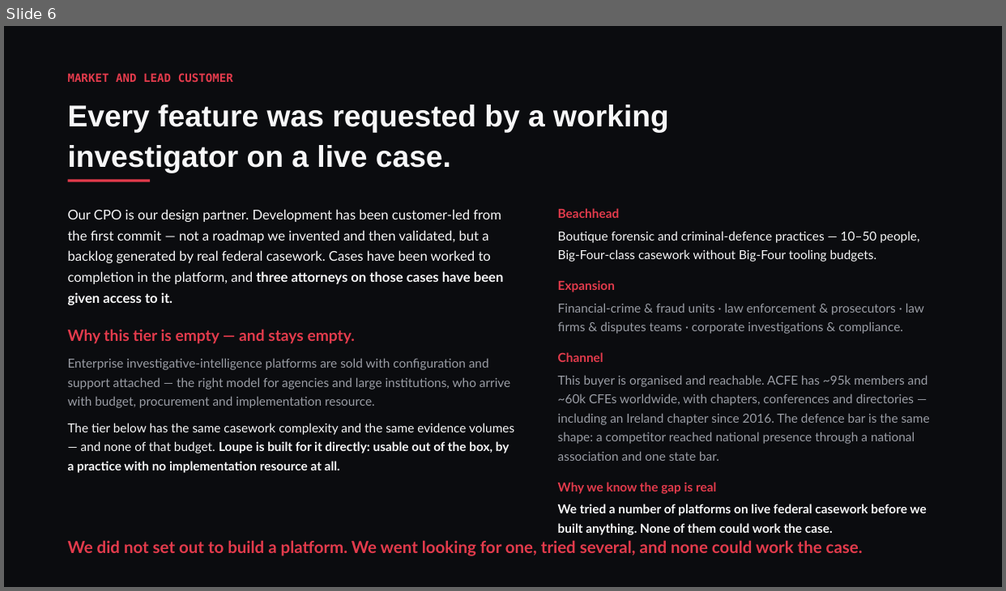
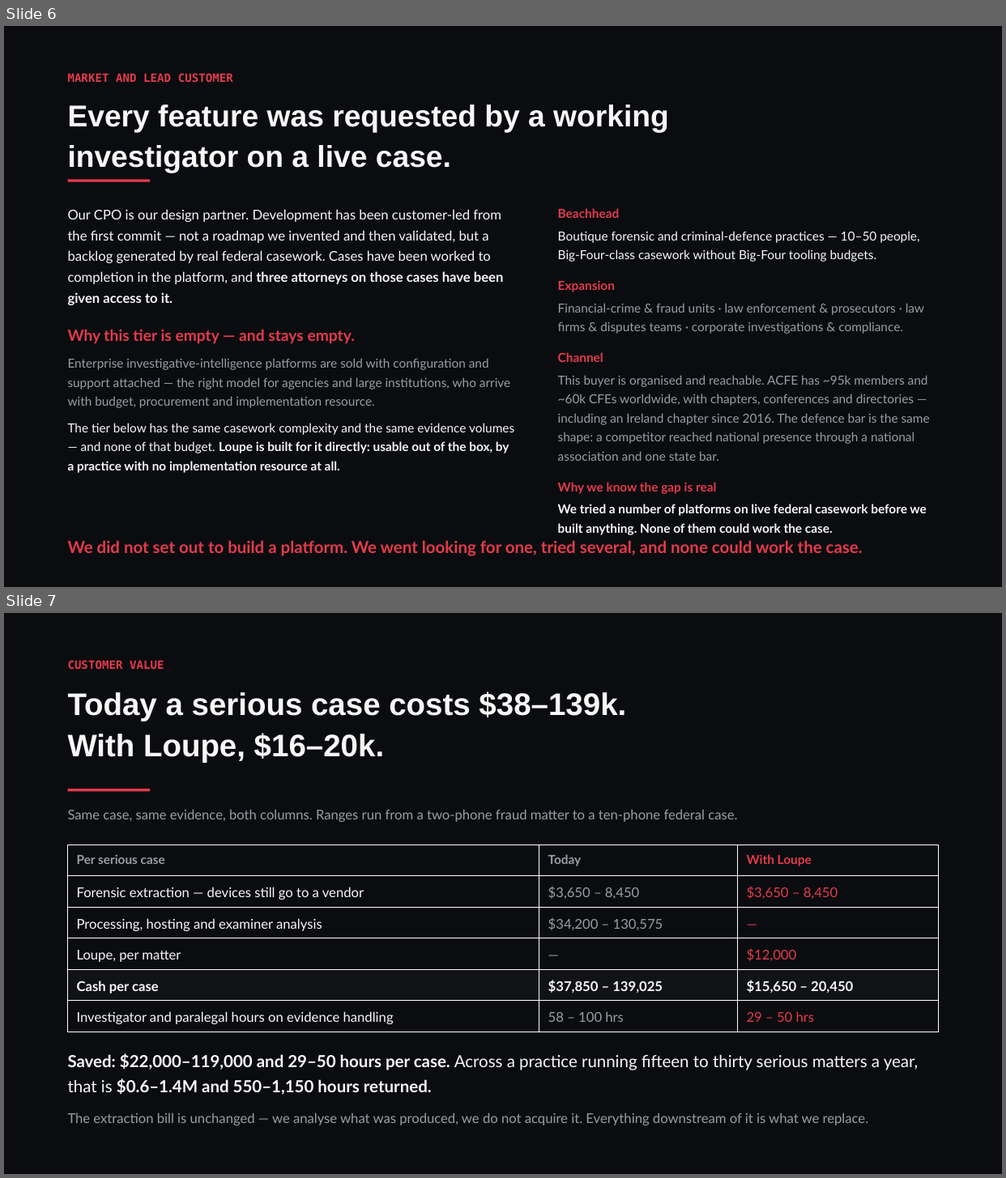
Before and after one commit to conorbowles51/owl-n4j, a slide deck: Loupe-NDRC-deck.pptx. Shown one above the other, each under a label of ours: slide 6 before the commit, slides 6 and 7 after it. The pictures are 1006x591 and 1006x1178 pixels, drawn with LibreOffice and Linux fonts; fonts in the diff are those of the drawing. Boxes give left, top, right and bottom in pixels: in the first picture for what was removed or moved away, otherwise in the second. Text is boxed around its words. In the diff, an @@ line names an element or a change of style, - is before the commit and + after.

```diff
--- a/Loupe-NDRC-deck.pptx
+++ b/Loupe-NDRC-deck.pptx
@@ slide 7 added at (4,613,1002,1174), background #0B0C0F @@
@@ text added at (68,660,164,669), 11 pt, text #E33B4C, bold @@
+CUSTOMER VALUE
@@ text added at (68,692,626,762), 30 pt, text #F7F7F8, bold @@
+Today a serious case costs $38–139k.
+With Loupe, $16–20k.
@@ rectangle added at (68,789,150,791), fill #E33B4C @@
@@ text added at (68,809,737,822), 13 pt, text #9A9DA5 @@
+Same case, same evidence, both columns. Ranges run from a two-phone fraud matter to a ten-phone federal case.
@@ table added at (68,845,938,1033), 6 rows, 3 columns @@
+Per serious case | Today | With Loupe
+Forensic extraction — devices still go to a vendor | $3,650 – 8,450 | $3,650 – 8,450
+Processing, hosting and examiner analysis | $34,200 – 130,575 | —
+Loupe, per matter | — | $12,000
+Cash per case | $37,850 – 139,025 | $15,650 – 20,450
+Investigator and paralegal hours on evidence handling | 58 – 100 hrs | 29 – 50 hrs
@@ text added at (68,1054,918,1126), 16 pt, text #F7F7F8 @@
+Saved: $22,000–119,000 and 29–50 hours per case. Across a practice running fifteen to thirty serious matters a year, that is $0.6–1.4M and 550–1,150 hours returned.
+The extraction bill is unchanged — we analyse what was produced, we do not acquire it. Everything downstream of it is what we replace.
```
Also in this commit, not shown: 1 slide removed, 7 other files.
